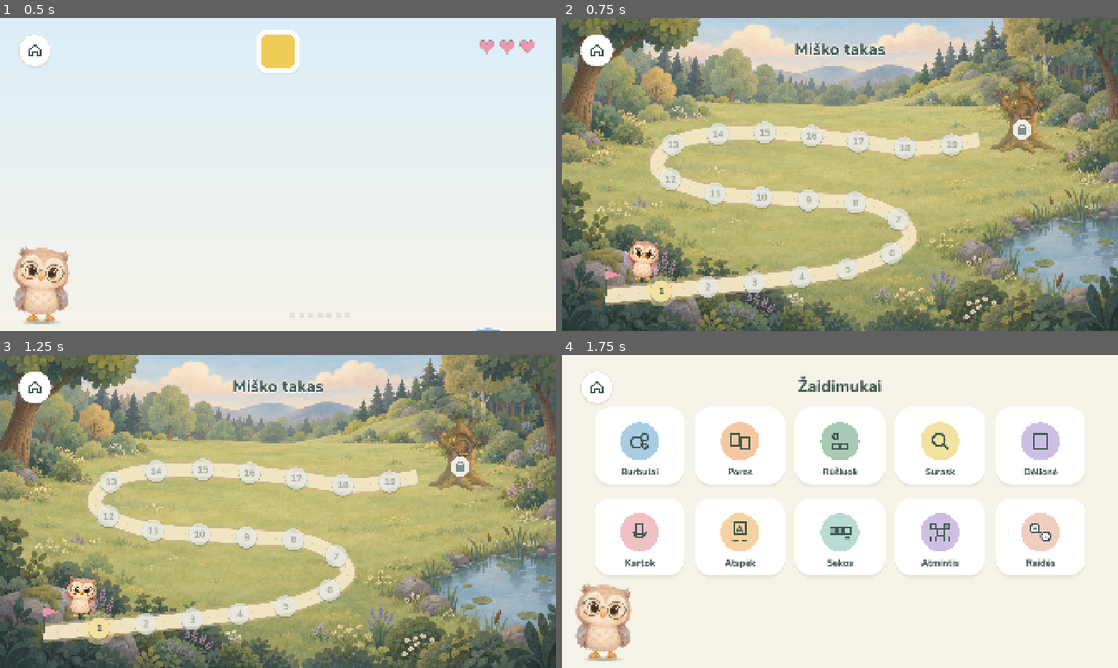
Above: before the commit, frames 1-4 (two rows, left to right).
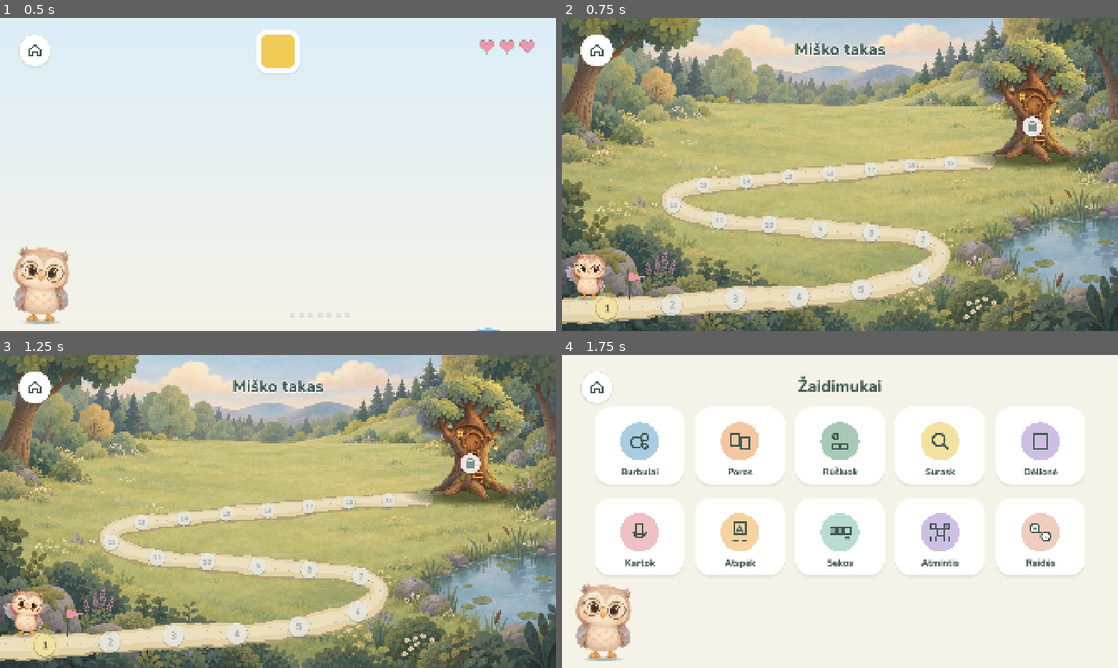
Above: after the commit, the same moments.

Repository: VladasBucilko/Zingsneliai
Game: Godot game, scene res://scenes/games/bubble_colors.tscn
Two runs of this game, one before a commit and one after it. Both use one fixed random seed, a clock stepped at 60 frames per second and the inputs below. This scene is started directly instead of the project's main scene.
Inputs (mouse positions are in pixels of both pictures, inside the frame that each line leads up to):
- Up to frame 1 (0.5 s): no input
- Up to frame 2 (0.75 s): click (595, 49) at 0.5 s
- Up to frame 3 (1.25 s): no input
- Up to frame 4 (1.75 s): click (595, 386) at 1.25 s

Frame 1 is identical in both runs. In frame 2, 25% of the frame differs, in the area x 0-95%, y 5-98%; in frame 3, 25%; in frame 4, nothing differs.

Commit message:
Spalvos: colour changes on every pop, Play card, perspective path
- The square changes at once after every pop, to a colour of a bubble on
  screen (it may repeat); safety switch if the colour is missing 2.5 s
- Finishing a level returns to the map: Olis hops to the next stop and a
  card "Lygis N" opens with the level's colours, Play and X (close);
  tapping a stop opens the same card
- Map path in perspective: comes in from the left edge, narrows and its
  stops/Olis shrink with distance, stops closer together far away, uneven
  trodden edges; drawn once (no per-frame redraw of the path)
- Olis's treehouse bigger, always opaque, soft ground shadow
- RoundButton PLAY icon; version 0.10.1 (17); README, voice list

Co-Authored-By: Claude Opus 5.5 <noreply@anthropic.com>
Claude-Session: https://claude.ai/code/session_01XyYYCLujTy3A3VrWH3X4SR

Diff:
--- a/scripts/games/bubble_colors.gd
+++ b/scripts/games/bubble_colors.gd
@@ -1,12 +1,13 @@
 class_name BubbleColors
 extends Control
 ## "Spalvos" — Burbulai colour mode. The square at the top shows a colour:
-## pop only bubbles of that colour. When none of that colour is left on the
-## screen, the square changes to a colour that is there. Three hearts: a heart
-## goes only when a bubble of the square's colour floats away. Tapping another
-## colour just makes that bubble wiggle. Out of hearts → a calm "Beveik!" card.
-## Levels 1–19 are stops on the forest path (BubbleMap); 20 = Olis's home,
-## unlimited and slowly getting harder.
+## pop a bubble of that colour and the square changes at once to a new colour
+## (it can be the same one again), picked from the bubbles on screen. Three
+## hearts: a heart goes only when a bubble of the square's colour floats away.
+## Tapping another colour just makes that bubble wiggle. Out of hearts → a calm
+## "Beveik!" card. Finishing a level goes back to the map, where Olis walks to
+## the next stop and a Play card opens. Levels 1–19 are stops on the forest
+## path (BubbleMap); 20 = Olis's home, unlimited and slowly getting harder.
 
 const MAP := "res://scenes/games/bubble_map.tscn"
 const SCENE := "res://scenes/games/bubble_colors.tscn"
@@ -16,10 +17,12 @@
 const SIDE_MARGIN := 40.0
 const LEFT_MARGIN := 290.0            # Olis sits on the left
 const TOP_ZONE := 230.0               # square + hearts live above this
-const SWITCH_DELAY := 0.5             # seconds without the colour before the square changes
+const STUCK_TIME := 2.5               # colour not on screen this long → square changes anyway
 
 ## Level to open (set by the map before changing scene).
 static var start_level := 1
+## Set when a level was just finished: the map shows Olis walking on from it.
+static var walk_from := 0
 
 var level := 1
 var _p := {}
@@ -120,30 +123,40 @@
 	if _wait <= 0.0 and _active.size() < int(_p.max_on_screen):
 		_spawn()
 		_wait = float(_p.gap) * _rng.randf_range(0.8, 1.2)
-	# Square changes when its colour is gone from the screen (but others are there).
-	var has_target := false
-	var present := {}
-	for b in _active:
-		if b.is_popping():
-			continue
-		present[b.color_id] = true
-		if b.color_id == _target:
-			has_target = true
-	if has_target or present.is_empty():
+	# Safety net: if the square's colour is nowhere on screen for a while,
+	# change it to one that is (normally it changes on every pop).
+	if _present().has(_target) or _active.is_empty():
 		_missing_t = 0.0
 	else:
 		_missing_t += delta
-		if _missing_t >= SWITCH_DELAY:
-			_missing_t = 0.0
-			var options: Array = present.keys()
-			_set_target(options[_rng.randi_range(0, options.size() - 1)], true)
+		if _missing_t >= STUCK_TIME:
+			_new_target()
+
+
+## Colours of the bubbles on screen (not popping), one entry per bubble.
+func _present() -> Array:
+	var out: Array = []
+	for b in _active:
+		if not b.is_popping():
+			out.append(b.color_id)
+	return out
+
+
+## A new colour for the square straight away: one of the bubbles on screen
+## (the same colour may come again); a random level colour if none are there.
+func _new_target() -> void:
+	_missing_t = 0.0
+	var options := _present()
+	var c := _rng.randi_range(0, int(_p.colors) - 1)
+	if not options.is_empty():
+		c = options[_rng.randi_range(0, options.size() - 1)]
+	_set_target(c, true)
 
 
 func _set_target(c: int, speak: bool) -> void:
-	var changed := c != _target
 	_target = c
 	_square.show_color(ColorBubbleLevels.COLORS[c])
-	if speak and changed:
+	if speak:
 		Sound.say(ColorBubbleLevels.NAMES[c])
 
 
@@ -213,6 +226,7 @@
 	_active.erase(b)
 	_popped += 1
 	Sound.sfx("pop", _rng.randf_range(0.9, 1.12))
+	_new_target()
 	if _home:
 		_counter.text = str(_popped)
 		if _popped % HOME_STEP == 0:
@@ -247,14 +261,14 @@
 func _finish() -> void:
 	_stop_field()
 	_owl.cheer()
+	Sound.sfx("chime")
+	Sound.say("šaunu")
 	if level + 1 > reached():
 		GameUI.set_progress(GAME, {"level": level + 1})
-	await get_tree().create_timer(0.6).timeout
-	var w := WellDone.make(true)
-	w.replay.connect(func(): w.queue_free(); _owl.set_pose("idle"); _start(level))
-	w.next.connect(func(): w.queue_free(); _owl.set_pose("idle"); _start(level + 1))
-	w.home.connect(_go_map)
-	add_child(w)
+	await get_tree().create_timer(1.2).timeout
+	# On the map Olis walks from this stop to the next one, then "Play" opens.
+	walk_from = level
+	_go_map()
 
 
 func _out_of_lives() -> void:
--- a/scripts/games/bubble_map.gd
+++ b/scripts/games/bubble_map.gd
@@ -2,20 +2,30 @@
 ## "Miško takas" — the map for Spalvos (Burbulai colour mode). A path winds
 ## through the forest meadow from the start to Olis's home: 19 numbered stops
 ## (the levels). Finished stops have a tick, the next one glows, later ones
-## are faded. Tap any open stop to play it. Little Olis stands by the stop to
-## play. After stop 19 Olis's home opens: unlimited play there.
+## are faded. Little Olis stands by the stop to play. Tapping an open stop
+## opens a small card: "Lygis N" with a big Play button and an X to close.
+## After finishing a level the map opens with Olis walking along the path to
+## the next stop, then the card for it pops up. After stop 19 Olis's home
+## opens: unlimited play there. Speaks Sound.say("olio namai") for the home.
 ## Speaks: Sound.say("miško takas")
 
 const BG := "res://assets/backgrounds/forest_map.png"
 const HOME_TEX := "res://assets/characters/olis_home.png"
 const STOPS := ColorBubbleLevels.LAST_PATH_LEVEL
 const STOP_R := 38.0
-## The path's shape at 1920×1080: start at the bottom left, ending under the tree.
-const WAYPOINTS := [Vector2(150, 960), Vector2(420, 935), Vector2(720, 905), Vector2(1010, 860),
-	Vector2(1200, 760), Vector2(1080, 650), Vector2(800, 625), Vector2(500, 600), Vector2(330, 520),
-	Vector2(420, 420), Vector2(700, 395), Vector2(980, 420), Vector2(1220, 450), Vector2(1440, 420)]
-const HOME_POS := Vector2(1590, 300)     # centre of the tree
-const HOME_SIZE := Vector2(300, 340)
+## The path's shape at 1920×1080, seen in perspective: it starts close to us at
+## the bottom left and winds back across the meadow to the tree. Rows further
+## away are closer together and the path, stops and Olis get smaller (persp()).
+const WAYPOINTS := [Vector2(-70, 1012), Vector2(140, 1002), Vector2(360, 992), Vector2(620, 968), Vector2(880, 958),
+	Vector2(1110, 922), Vector2(1270, 868), Vector2(1305, 800), Vector2(1200, 752),
+	Vector2(980, 736), Vector2(760, 716), Vector2(565, 702), Vector2(425, 668), Vector2(372, 624),
+	Vector2(445, 584), Vector2(620, 566), Vector2(800, 546), Vector2(990, 532), Vector2(1160, 512),
+	Vector2(1320, 502), Vector2(1478, 494)]
+const NEAR_Y := 1000.0
+const FAR_Y := 490.0
+const FAR_SCALE := 0.6
+const HOME_POS := Vector2(1625, 280)     # centre of the tree
+const HOME_SIZE := Vector2(380, 431)
 
 var _curve := PackedVector2Array()
 var _stops: Array[Vector2] = []
@@ -24,6 +34,13 @@
 var _glow := 0.0
 var _home_tex: Texture2D
 var _olis: Owl
+var _olis_holder: Control      # scaled with distance (Olis animates his own scale)
+var _card: Control
+
+
+## How big things are at screen height y: 1 close to us, smaller further away.
+static func persp(y: float) -> float:
+	return lerpf(FAR_SCALE, 1.0, clampf((y - FAR_Y) / (NEAR_Y - FAR_Y), 0.0, 1.0))
 
 
 func _ready() -> void:
@@ -43,11 +60,59 @@
 	_reached = BubbleColors.reached()
 	_home_open = _reached >= ColorBubbleLevels.HOME_LEVEL
 	_build_path()
-	_olis = Owl.new().setup(150, "wave")
-	var at := _owl_spot()
-	_olis.position = at - Vector2(_olis.size.x / 2.0, _olis.size.y)
-	add_child(_olis)
-	Sound.say("miško takas")
+	var layer := _PathLayer.new()
+	layer.curve = _curve
+	layer.persp = persp
+	layer.set_anchors_preset(Control.PRESET_FULL_RECT)
+	layer.mouse_filter = Control.MOUSE_FILTER_IGNORE
+	layer.show_behind_parent = true      # drawn once, under the stops and the tree
+	add_child(layer)
+	move_child(layer, 1)                 # right after the background
+	_olis = Owl.new().setup(170, "wave")
+	_olis_holder = Control.new()
+	_olis_holder.mouse_filter = Control.MOUSE_FILTER_IGNORE
+	_olis_holder.size = _olis.size
+	_olis_holder.pivot_offset = Vector2(_olis.size.x / 2.0, _olis.size.y)
+	_olis_holder.add_child(_olis)
+	add_child(_olis_holder)
+	var from := BubbleColors.walk_from
+	BubbleColors.walk_from = 0
+	if from > 0 and from < ColorBubbleLevels.HOME_LEVEL:
+		_walk(from)
+	else:
+		_place_olis(_owl_spot())
+		Sound.say("miško takas")
+
+
+func _place_olis(feet: Vector2) -> void:
+	_olis_holder.position = feet - Vector2(_olis.size.x / 2.0, _olis.size.y)
+	_olis_holder.scale = Vector2.ONE * persp(feet.y)
+
+
+## Olis hops along the path from the finished stop to the next one, then the
+## Play card for it opens.
+func _walk(from: int) -> void:
+	var start := _spot_for(from)
+	var end := _owl_spot()
+	_place_olis(start)
+	_olis.set_pose("cheer")
+	await get_tree().create_timer(0.5).timeout
+	var a := _stops[from - 1]
+	var b: Vector2 = _stops[from] if from < STOPS else HOME_POS + Vector2(0, HOME_SIZE.y * 0.45)
+	var secs := 0.3 if Settings.reduce_motion else 1.4
+	var t := create_tween()
+	t.tween_method(func(k: float):
+		var p := a.lerp(b, k)
+		var feet := p + (end - b) * k + (start - a) * (1.0 - k)
+		if not Settings.reduce_motion:
+			feet.y -= absf(sin(k * PI * 4.0)) * 22.0    # little hops
+		_place_olis(feet), 0.0, 1.0, secs).set_trans(Tween.TRANS_SINE)
+	await t.finished
+	_olis.set_pose("happy")
+	Sound.sfx("chime")
+	await get_tree().create_timer(0.3).timeout
+	_olis.set_pose("idle")
+	_open_card(_reached if not _home_open else ColorBubbleLevels.HOME_LEVEL)
 
 
 func _process(delta: float) -> void:
@@ -71,14 +136,17 @@
 			_curve.append(0.5 * ((2.0 * p1) + (-p0 + p2) * t + (2.0 * p0 - 5.0 * p1 + 4.0 * p2 - p3) * t2
 				+ (-p0 + 3.0 * p1 - 3.0 * p2 + p3) * t3))
 	_curve.append(wp[-1])
+	# Length "on the ground": far-away pieces count more, so the stops get
+	# closer together on screen the further back they are.
 	var lengths := [0.0]
 	for i in range(1, _curve.size()):
-		lengths.append(lengths[-1] + _curve[i].distance_to(_curve[i - 1]))
+		var mid := (_curve[i].y + _curve[i - 1].y) / 2.0
+		lengths.append(lengths[-1] + _curve[i].distance_to(_curve[i - 1]) / persp(mid))
 	var total: float = lengths[-1]
 	_stops.clear()
 	# Stop 1 a little after the start; the last stop a little before the tree.
 	for s in STOPS:
-		var d := lerpf(total * 0.06, total * 0.97, float(s) / float(STOPS - 1))
+		var d := lerpf(total * 0.05, total * 0.95, float(s) / float(STOPS - 1))
 		var j := 1
 		while j < lengths.size() - 1 and lengths[j] < d:
 			j += 1
@@ -89,10 +157,99 @@
 
 ## Where little Olis stands: next to the stop to play (or by his home).
 func _owl_spot() -> Vector2:
-	if _home_open:
+	return _spot_for(ColorBubbleLevels.HOME_LEVEL if _home_open else _reached)
+
+
+func _spot_for(n: int) -> Vector2:
+	if n >= ColorBubbleLevels.HOME_LEVEL:
 		return HOME_POS + Vector2(-HOME_SIZE.x * 0.55, HOME_SIZE.y * 0.5)
-	var s := _stops[_reached - 1]
-	return s + Vector2(-70, -STOP_R + 10)
+	var s := _stops[n - 1]
+	return s + Vector2(-72, -STOP_R + 12) * persp(s.y)
+
+
+## A small card in the middle: "Lygis N" (or "Olio namai"), Play and an X.
+func _open_card(n: int) -> void:
+	if _card:
+		_card.queue_free()
+	var home := n >= ColorBubbleLevels.HOME_LEVEL
+	var cover := Control.new()
+	cover.set_anchors_preset(Control.PRESET_FULL_RECT)
+	cover.mouse_filter = Control.MOUSE_FILTER_STOP
+	var dim := ColorRect.new()
+	dim.color = Color(Palette.CANVAS, 0.45)
+	dim.set_anchors_preset(Control.PRESET_FULL_RECT)
+	dim.mouse_filter = Control.MOUSE_FILTER_IGNORE
+	cover.add_child(dim)
+	var panel := PanelContainer.new()
+	var sb := StyleBoxFlat.new()
+	sb.bg_color = Palette.CARD
+	sb.set_corner_radius_all(56)
+	sb.shadow_color = Palette.SHADOW
+	sb.shadow_size = 28
+	sb.shadow_offset = Vector2(0, 10)
+	sb.content_margin_left = 110
+	sb.content_margin_right = 110
+	sb.content_margin_top = 70
+	sb.content_margin_bottom = 70
+	panel.add_theme_stylebox_override("panel", sb)
+	panel.set_anchors_preset(Control.PRESET_CENTER)
+	panel.grow_horizontal = Control.GROW_DIRECTION_BOTH
+	panel.grow_vertical = Control.GROW_DIRECTION_BOTH
+	cover.add_child(panel)
+	var col := VBoxContainer.new()
+	col.add_theme_constant_override("separation", 40)
+	col.alignment = BoxContainer.ALIGNMENT_CENTER
+	panel.add_child(col)
+	var title := Label.new()
+	title.text = "Olio namai" if home else "Lygis %d" % n
+	title.horizontal_alignment = HORIZONTAL_ALIGNMENT_CENTER
+	title.add_theme_font_size_override("font_size", 84)
+	title.add_theme_color_override("font_color", Palette.TEXT)
+	col.add_child(title)
+	var dots := _ColorDots.new()
+	dots.count = ColorBubbleLevels.params(mini(n, ColorBubbleLevels.LAST_PATH_LEVEL)).colors
+	col.add_child(dots)
+	var row := HBoxContainer.new()
+	row.alignment = BoxContainer.ALIGNMENT_CENTER
+	row.add_theme_constant_override("separation", 56)
+	col.add_child(row)
+	var play := RoundButton.new(RoundButton.Kind.PLAY)
+	play.pressed.connect(func(): BubbleColors.open_level(get_tree(), n))
+	row.add_child(play)
+	var close := RoundButton.new(RoundButton.Kind.CLEAR)
+	close.size_flags_vertical = Control.SIZE_SHRINK_CENTER
+	close.pressed.connect(func():
+		cover.queue_free()
+		_card = null)
+	row.add_child(close)
+	add_child(cover)
+	_card = cover
+	panel.pivot_offset = panel.size / 2.0
+	if not Settings.reduce_motion:
+		cover.modulate.a = 0.0
+		var tw := create_tween()
+		tw.tween_property(cover, "modulate:a", 1.0, 0.25)
+	if home:
+		Sound.say("olio namai")
+	else:
+		Sound.say("lygis")
+
+
+## The level's colours as a row of little bubbles on the card.
+class _ColorDots extends Control:
+	var count := 2
+
+	func _init() -> void:
+		custom_minimum_size = Vector2(6 * 70, 60)
+		mouse_filter = Control.MOUSE_FILTER_IGNORE
+
+	func _draw() -> void:
+		var w := count * 70.0
+		var x0 := (size.x - w) / 2.0 + 35.0
+		for i in count:
+			var c := Vector2(x0 + i * 70.0, 30)
+			draw_circle(c, 26, ColorBubbleLevels.COLORS[i])
+			draw_circle(c + Vector2(-8, -9), 6, Color(1, 1, 1, 0.7))
 
 
 func _home_rect() -> Rect2:
@@ -100,36 +257,32 @@
 
 
 func _draw() -> void:
-	# The path: a soft sandy track with a slightly darker edge.
-	draw_polyline(_curve, Color("#C9B48A", 0.55), 64.0, true)
-	draw_polyline(_curve, Color("#F3E6C4", 0.95), 48.0, true)
-	for i in range(0, _curve.size() - 1, 4):     # little pebbles along the middle
-		draw_circle(_curve[i], 3.0, Color("#D9C59B", 0.8))
-	# Start flag
-	var st := _curve[0]
+	# Start flag beside the path where it comes in from the edge
+	# (the path itself is drawn once by _PathLayer)
+	var st := Vector2(232, 968)
 	draw_line(st, st + Vector2(0, -90), Palette.TEXT, 5.0, true)
 	draw_colored_polygon(PackedVector2Array([st + Vector2(0, -90), st + Vector2(56, -74),
 		st + Vector2(0, -58)]), Color("#EC97AC"))
 	# Olis's home
 	var hr := _home_rect()
-	draw_texture_rect(_home_tex, hr, false, Color(1, 1, 1, 1.0 if _home_open else 0.55))
-	if _home_open:
-		var a := 0.25 + 0.15 * sin(_glow * 3.0)
-		draw_arc(HOME_POS + Vector2(0, HOME_SIZE.y * 0.45), 70, 0, TAU, 48, Color(Palette.BUTTER, a + 0.3), 8.0, true)
-	else:
-		_padlock(HOME_POS + Vector2(0, HOME_SIZE.y * 0.25))
-	# Stops
+	_ground_shadow(Vector2(HOME_POS.x + 6, hr.end.y - HOME_SIZE.y * 0.02), HOME_SIZE.x * 0.6)
+	draw_texture_rect(_home_tex, hr, false)
+	if not _home_open:
+		_padlock(HOME_POS + Vector2(0, HOME_SIZE.y * 0.22))
+	# Stops, smaller further away
 	var font := get_theme_default_font()
 	for i in _stops.size():
 		var n := i + 1
 		var c := _stops[i]
+		var k := persp(c.y)
+		var r := STOP_R * k
 		var done := n < _reached
 		var next := n == _reached and not _home_open
 		var open := n <= _reached
-		draw_circle(c + Vector2(0, 5), STOP_R, Color(Palette.SHADOW, 0.5 if open else 0.25))
+		draw_circle(c + Vector2(0, 5 * k), r, Color(Palette.SHADOW, 0.5 if open else 0.25))
 		if next:
 			var pulse := 1.0 + 0.12 * sin(_glow * 3.0)
-			draw_circle(c, STOP_R * 1.35 * pulse, Color(Palette.BUTTER, 0.45))
+			draw_circle(c, r * 1.35 * pulse, Color(Palette.BUTTER, 0.45))
 		var fill := Palette.CARD
 		if done:
 			fill = Color("#B8DCB0")
@@ -137,18 +290,31 @@
 			fill = Palette.BUTTER
 		elif not open:
 			fill = Color(Palette.CARD, 0.6)
-		draw_circle(c, STOP_R, fill)
-		draw_arc(c, STOP_R, 0, TAU, 48, Color(Palette.TEXT, 0.25 if open else 0.12), 3.0, true)
+		draw_circle(c, r, fill)
+		draw_arc(c, r, 0, TAU, 48, Color(Palette.TEXT, 0.25 if open else 0.12), 3.0 * k, true)
 		var txt := str(n)
-		var fs := 34
+		var fs := int(34 * k)
 		var tw := font.get_string_size(txt, HORIZONTAL_ALIGNMENT_LEFT, -1, fs).x
-		draw_string(font, c + Vector2(-tw / 2.0, 12), txt, HORIZONTAL_ALIGNMENT_LEFT, -1, fs,
+		draw_string(font, c + Vector2(-tw / 2.0, 12 * k), txt, HORIZONTAL_ALIGNMENT_LEFT, -1, fs,
 			Color(Palette.TEXT, 1.0 if open else 0.4))
 		if done:
-			var k := c + Vector2(STOP_R * 0.75, -STOP_R * 0.75)
-			draw_circle(k, 16, Color("#86C691"))
-			draw_polyline(PackedVector2Array([k + Vector2(-8, 0), k + Vector2(-2, 6), k + Vector2(8, -6)]),
-				Color.WHITE, 4.0, true)
+			var tick := c + Vector2(r * 0.75, -r * 0.75)
+			draw_circle(tick, 16 * k, Color("#86C691"))
+			draw_polyline(PackedVector2Array([tick + Vector2(-8, 0) * k, tick + Vector2(-2, 6) * k,
+				tick + Vector2(8, -6) * k]), Color.WHITE, 4.0 * k, true)
+
+
+## Soft contact shadow: stacked ellipses, faint and wide outside, darker in the middle.
+func _ground_shadow(c: Vector2, half_w: float) -> void:
+	var steps := 10
+	for i in steps:
+		var k := float(i) / float(steps - 1)          # 0 = outer edge, 1 = centre
+		var r := Vector2(half_w * (1.0 - 0.6 * k), half_w * 0.16 * (1.0 - 0.55 * k))
+		var pts := PackedVector2Array()
+		for j in 40:
+			var t := TAU * j / 40.0
+			pts.append(c + Vector2(cos(t) * r.x, sin(t) * r.y))
+		draw_colored_polygon(pts, Color(0.16, 0.2, 0.1, 0.11))
 
 
 func _padlock(c: Vector2) -> void:
@@ -163,11 +329,50 @@
 		return
 	var p: Vector2 = event.position
 	for i in _stops.size():
-		if p.distance_to(_stops[i]) <= STOP_R * 1.4:
+		if p.distance_to(_stops[i]) <= STOP_R * 1.5 * persp(_stops[i].y):
 			if i + 1 <= _reached:
 				accept_event()
-				BubbleColors.open_level(get_tree(), i + 1)
+				_open_card(i + 1)
 			return
 	if _home_rect().has_point(p) and _home_open:
 		accept_event()
-		BubbleColors.open_level(get_tree(), ColorBubbleLevels.HOME_LEVEL)
+		_open_card(ColorBubbleLevels.HOME_LEVEL)
+
+
+## The sandy path, drawn once: overlapping soft blobs along the line, wider
+## close to us and narrower far away, with a slightly wobbly edge so it looks
+## trodden rather than drawn with a ruler.
+class _PathLayer extends Control:
+	var curve := PackedVector2Array()
+	var persp: Callable
+
+	func _draw() -> void:
+		var pts := PackedVector2Array()       # evenly spaced points every ~5 px
+		var dist := PackedFloat32Array()
+		var d := 0.0
+		for i in curve.size() - 1:
+			var a := curve[i]
+			var b := curve[i + 1]
+			var n := maxi(int(a.distance_to(b) / 5.0), 1)
+			for j in n:
+				pts.append(a.lerp(b, float(j) / n))
+				dist.append(d + a.distance_to(b) * j / n)
+			d += a.distance_to(b)
+		var rims := PackedFloat32Array()
+		for i in pts.size():
+			var k: float = persp.call(pts[i].y)
+			var wob := 1.0 + 0.13 * sin(dist[i] * 0.011) + 0.08 * sin(dist[i] * 0.037 + 1.7) \
+				+ 0.05 * sin(dist[i] * 0.093 + 0.4)
+			rims.append(36.0 * k * wob)
+		for i in pts.size():                  # darker trodden edge
+			draw_circle(pts[i] + Vector2(0, 3), rims[i] + 5.0, Color("#B3A077"))
+		for i in pts.size():                  # the sandy top
+			draw_circle(pts[i], rims[i], Color("#E2D3AA"))
+		for i in pts.size():                  # lighter middle, a little off-centre
+			draw_circle(pts[i] + Vector2(0, -rims[i] * 0.15), rims[i] * 0.55, Color("#EBDFBE"))
+		var rng := RandomNumberGenerator.new()
+		rng.seed = 7
+		for i in range(0, pts.size(), 9):     # a few pebbles
+			var k: float = persp.call(pts[i].y)
+			var off := Vector2(rng.randf_range(-1, 1), rng.randf_range(-0.6, 0.6)) * rims[i] * 0.8
+			draw_circle(pts[i] + off, rng.randf_range(2.0, 4.5) * k, Color("#CDBB92"))
--- a/scripts/ui/round_button.gd
+++ b/scripts/ui/round_button.gd
@@ -2,7 +2,7 @@
 extends Button
 ## 112px round control with a drawn icon (matches Figma "IconButton").
 
-enum Kind { HOME, SPEAKER, LOCK, REPLAY, NEXT, QUIT, CLEAR }
+enum Kind { HOME, SPEAKER, LOCK, REPLAY, NEXT, QUIT, CLEAR, PLAY }
 
 @export var kind: Kind = Kind.HOME
 
@@ -55,6 +55,9 @@
 			# Soft "take everything off the board": a sweeping arc with an arrow back
 			draw_line(o + Vector2(7, 7) * s, o + Vector2(17, 17) * s, col, w, true)
 			draw_line(o + Vector2(17, 7) * s, o + Vector2(7, 17) * s, col, w, true)
+		Kind.PLAY:
+			var tri := _xf(PackedVector2Array([Vector2(8, 5), Vector2(19, 12), Vector2(8, 19)]), o, s)
+			draw_colored_polygon(tri, col)
 		Kind.NEXT:
 			draw_polyline(_xf(PackedVector2Array([Vector2(5, 12), Vector2(19, 12)]), o, s), col, w, true)
 			draw_polyline(_xf(PackedVector2Array([Vector2(13, 6), Vector2(19, 12), Vector2(13, 18)]), o, s), col, w, true)
Not shown, changed: export_presets.cfg
Not shown, changed: docs/voice_todo.md
